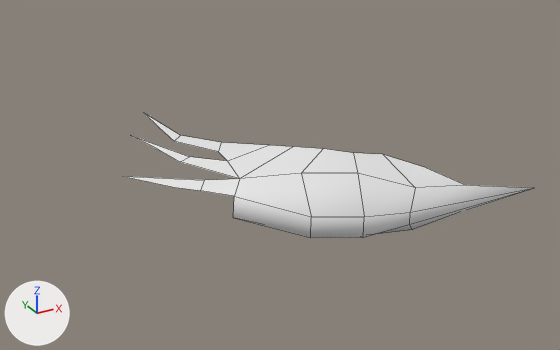
Before and after pictures for a commit that changed the FBX model Online_HnS/Assets/VFX/Models/Slash_SemiCircle.fbx.
Both versions are drawn from a 50 mm lens placed at (-3.37, -5.52, 2.27), pointed at (-0.91, -1.04, 0.03). Arrows for +X, +Y and +Z are at lower left; the lights stay in place. Mesh edges are drawn as thin lines. Where no turn or scale is listed for an object, it has been applied to the vertices.

Before the edit, the objects in view are built like this:
```python
me_cylinder = bpy.data.meshes.new('Cylinder')
me_cylinder.from_pydata(...)  # 45 vertices, 28 faces; spans x -2.01..0.58, y -2.03..0.02, z -0.23..0.31
ob_slash_semicircle = bpy.data.objects.new('Slash_SemiCircle', me_cylinder)
ob_slash_semicircle.location = (0.0, 0.0, 0.0)
```
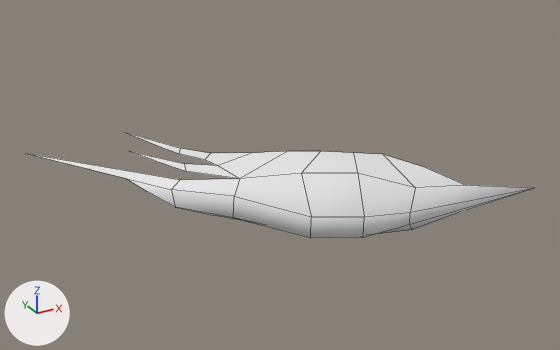
The edits, one by one:
me_cylinder is used by ob_slash_semicircle; location (0.0, 0.0, 0.0).
me_cylinder had 45 vertices, 28 faces and spanned x -2.01..0.58, y -2.03..0.02, z -0.23..0.31.
me_cylinder now has 48 vertices, 31 faces and spans x -2.49..0.58, y -2.03..-0.14, z -0.23..0.31.
Part 1, on me_cylinder:
18 vertices move from x -2.01..-0.74, y -1.35..0.02, z 0.17..0.31 to x -2.49..-0.78, y -1.38..-0.14, z 0.17..0.31.
3 vertices are added at (-1.79, -1.22, 0.06), (-1.48, -1.13, -0.12), (-1.9, -1.01, 0.11).
3 new faces join them.

What differs and where, as boxes [x1, y1, x2, y2] in the pictures (560 x 350 px):
'Slash_SemiCircle', reshaped (22% wider, 15% shorter): before [123, 113, 532, 238]; after [31, 132, 532, 238]
part 1 of me_cylinder, built on: before [123, 113, 358, 196]; after [31, 132, 358, 222]
